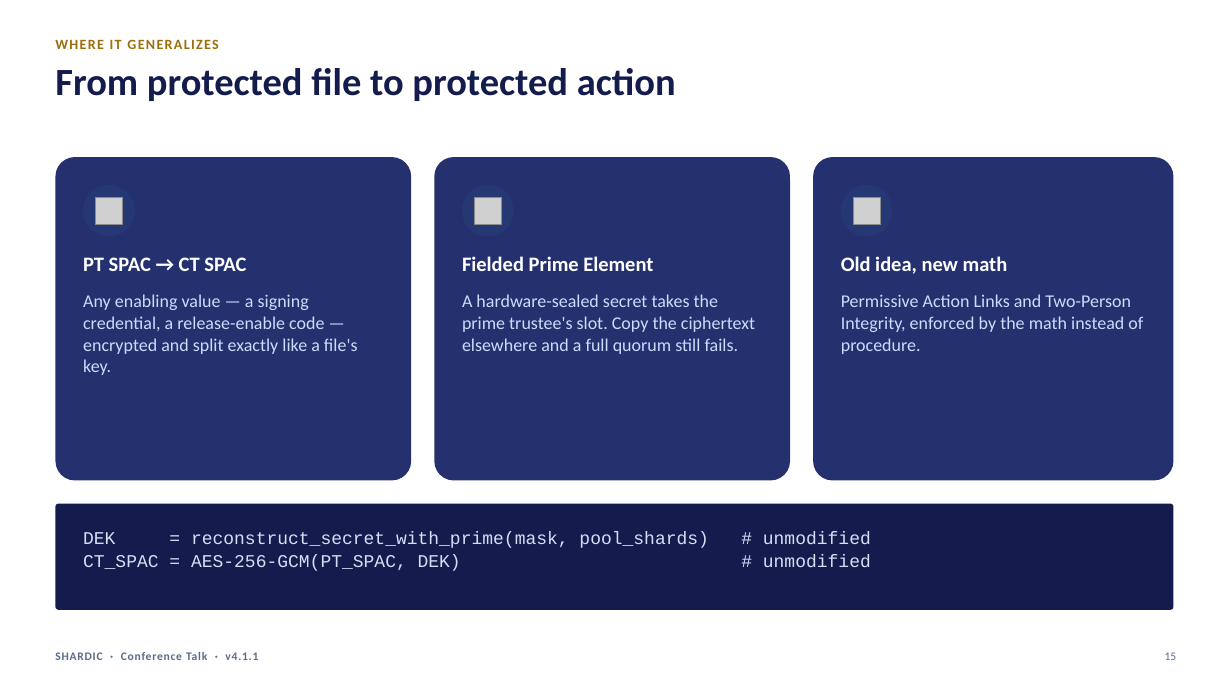
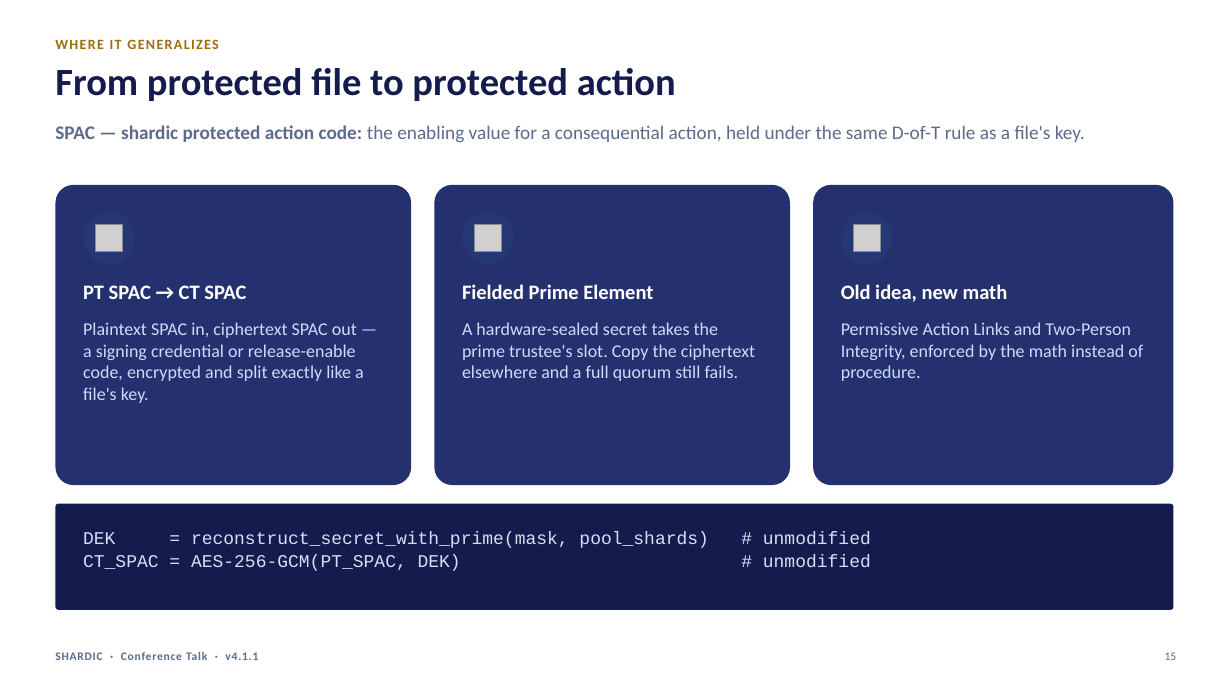
Before and after one commit to splashd1/shardic-crypt, a slide deck: slide 15 of docs/shardic_deck_v4_1_1_conference_talk.pptx. Drawn at 1232x693 pixels with LibreOffice and Linux fonts; fonts in the diff are those of the drawing; grey boxes stand for pictures. Boxes give left, top, right and bottom in pixels: in the first picture for what was removed or moved away, otherwise in the second. Text is boxed around its words. In the diff, an @@ line names an element or a change of style, - is before the commit and + after.

Commit message:
Talk deck v4.1.1: spell out SPAC (shardic protected action code) on slides 13 and 15
Fine-tuned, vetted, and, in some cases, supplemented by Claude Sonnet 5

```diff
--- a/docs/shardic_deck_v4_1_1_conference_talk.pptx
+++ b/docs/shardic_deck_v4_1_1_conference_talk.pptx
@@ text added at [55,125,1085,143], 15 pt, text #5B6B8C @@
+SPAC — shardic protected action code: the enabling value for a consequential action, held under the same D-of-T rule as a file's key.
@@ rounded rectangle: place and size @@
-rounded rectangle at [55,157,411,481]
+rounded rectangle at [55,185,411,485]
@@ rounded rectangle: place and size @@
-rounded rectangle at [434,157,790,481]
+rounded rectangle at [434,185,790,485]
@@ rounded rectangle: place and size @@
-rounded rectangle at [813,157,1174,481]
+rounded rectangle at [813,185,1174,485]
@@ 3 pictures, 3 texts, 3 ellipses: place and size @@
-3 pictures, 3 texts, 3 ellipses at [83,185,1008,274]
+3 pictures, 3 texts, 3 ellipses at [83,213,1008,302]
@@ text at [83,322,364,403]: text changed @@
-Any enabling value — a signing credential, a release-enable code — encrypted and split exactly like a file's key.
+Plaintext SPAC in, ciphertext SPAC out — a signing credential or release-enable code, encrypted and split exactly like a file's key.
@@ text "A hardware-sealed secret takes the ...": place and size @@
-text "A hardware-sealed secret takes the ..." at [462,294,755,354]
+text "A hardware-sealed secret takes the ..." at [462,322,755,381]
@@ text "Permissive Action Links and Two-Person ...": place and size @@
-text "Permissive Action Links and Two-Person ..." at [841,294,1143,354]
+text "Permissive Action Links and Two-Person ..." at [841,322,1143,381]
```
Also in this commit, not shown: 1 other slide changed, 2 other files.
